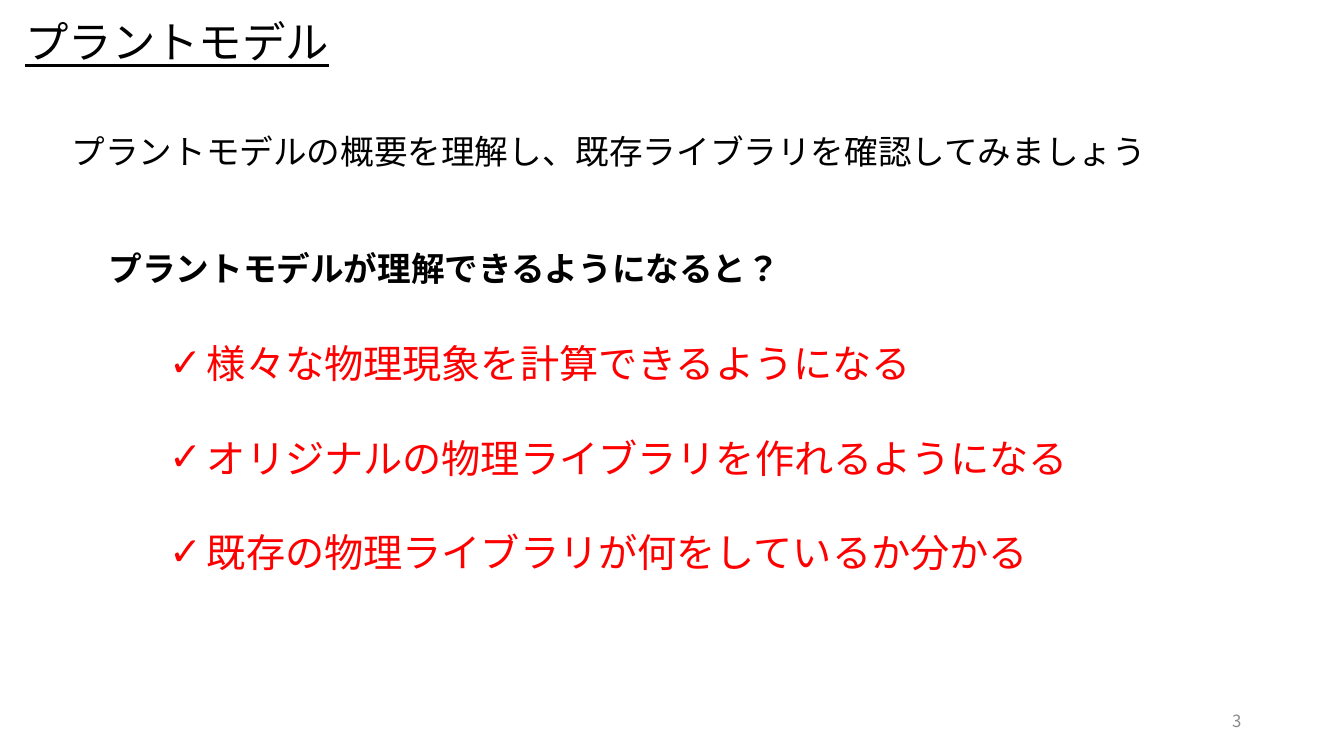
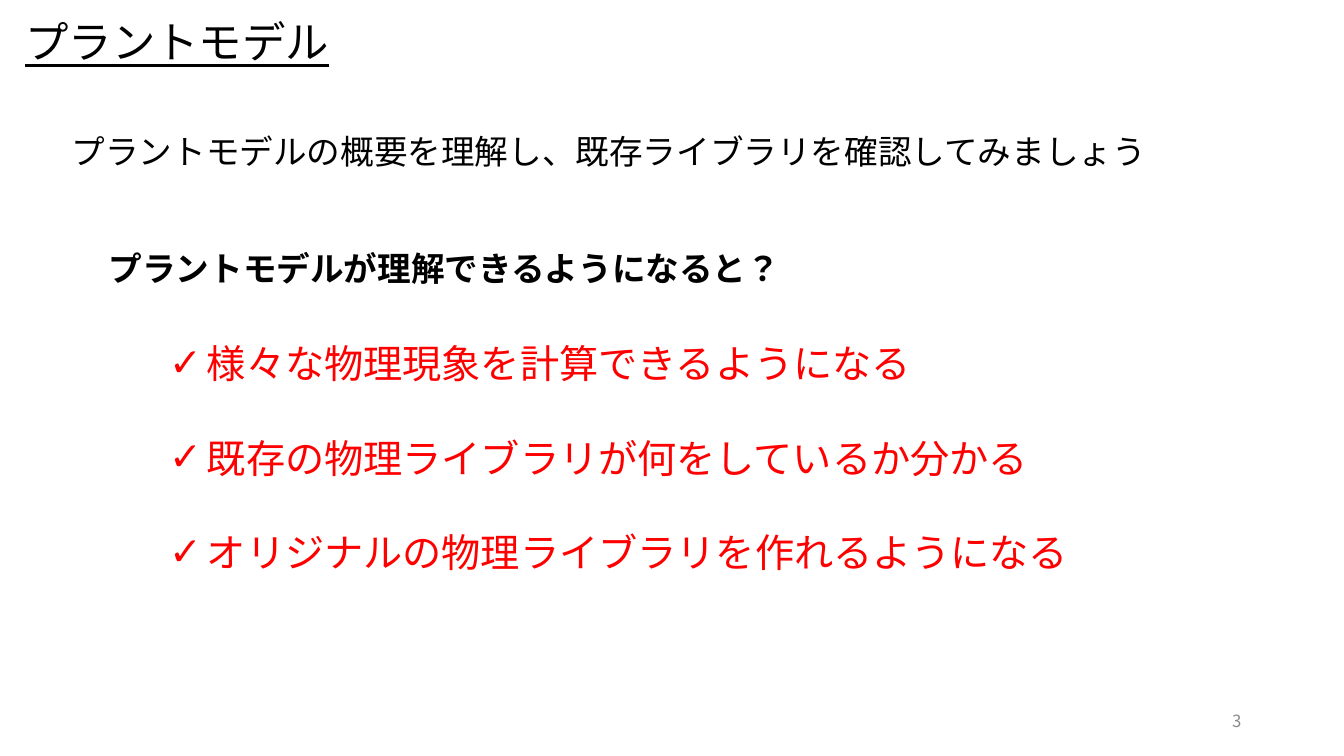
Before and after one commit to UedaShigenori/OpenModelica_Tutorials_Ja, a slide deck: slide 3 of Dev/7_PhysicsDomainModel/OpenModelica_Tutorials_7_PlantModel.pptx. Drawn at 1344x756 pixels with LibreOffice and Linux fonts; fonts in the diff are those of the drawing. Boxes give left, top, right and bottom in pixels: in the first picture for what was removed or moved away, otherwise in the second. Text is boxed around its words. In the diff, an @@ line names an element or a change of style, - is before the commit and + after.

```diff
--- a/Dev/7_PhysicsDomainModel/OpenModelica_Tutorials_7_PlantModel.pptx
+++ b/Dev/7_PhysicsDomainModel/OpenModelica_Tutorials_7_PlantModel.pptx
@@ text at (x1=207, y1=439, x2=1028, y2=476): paragraph added @@
+✓ 既存の物理ライブラリが何をしているか分かる
@@ text at (x1=207, y1=533, x2=1028, y2=570): paragraph removed @@
-✓ 既存の物理ライブラリが何をしているか分かる
```
Also in this commit, not shown: 10 other slides changed, 10 slides added.
